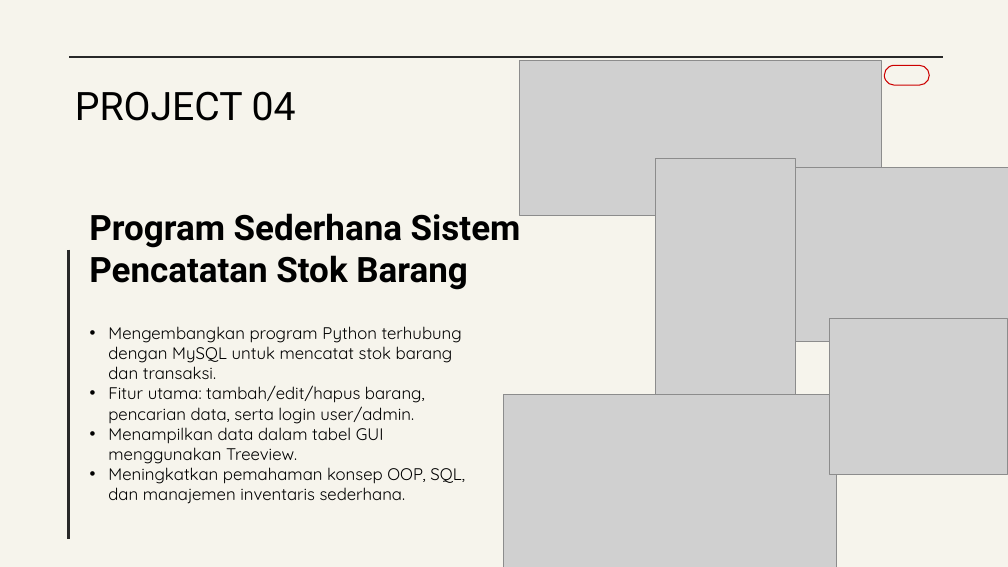
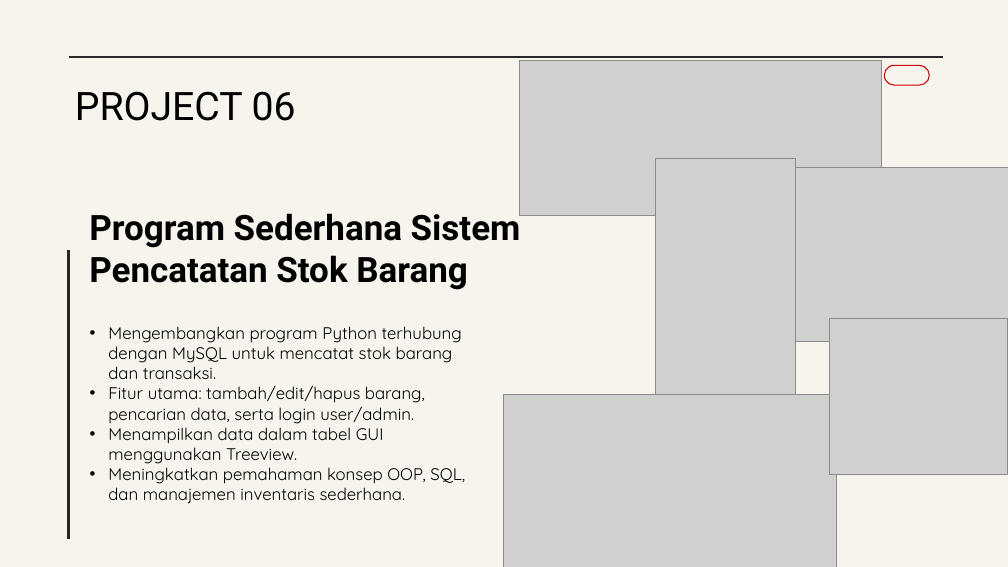
Before and after one commit to DisyaAriza/Project_magang, a slide deck: slide 10 of Portopolio Disya.pptx (slide 8 before the commit). Drawn at 1008x567 pixels with LibreOffice and Linux fonts; fonts in the diff are those of the drawing; grey boxes stand for pictures. Boxes give left, top, right and bottom in pixels: in the first picture for what was removed or moved away, otherwise in the second. Text is boxed around its words. In the diff, an @@ line names an element or a change of style, - is before the commit and + after.

```diff
--- a/Portopolio Disya.pptx
+++ b/Portopolio Disya.pptx
@@ title at <box>75,91,296,121</box>: text changed @@
-PROJECT 04
+PROJECT 06
```
Also in this commit, not shown: 9 other slides changed, 1 slide added, 2 slides removed, 1 other file.
